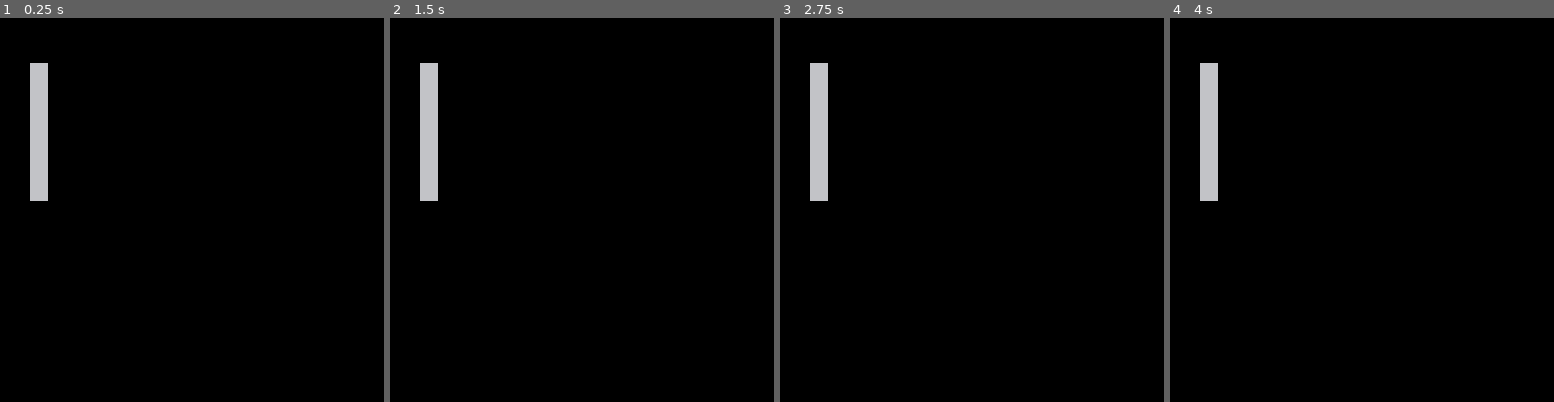
Above: before the commit, frames 1-4 (left to right).
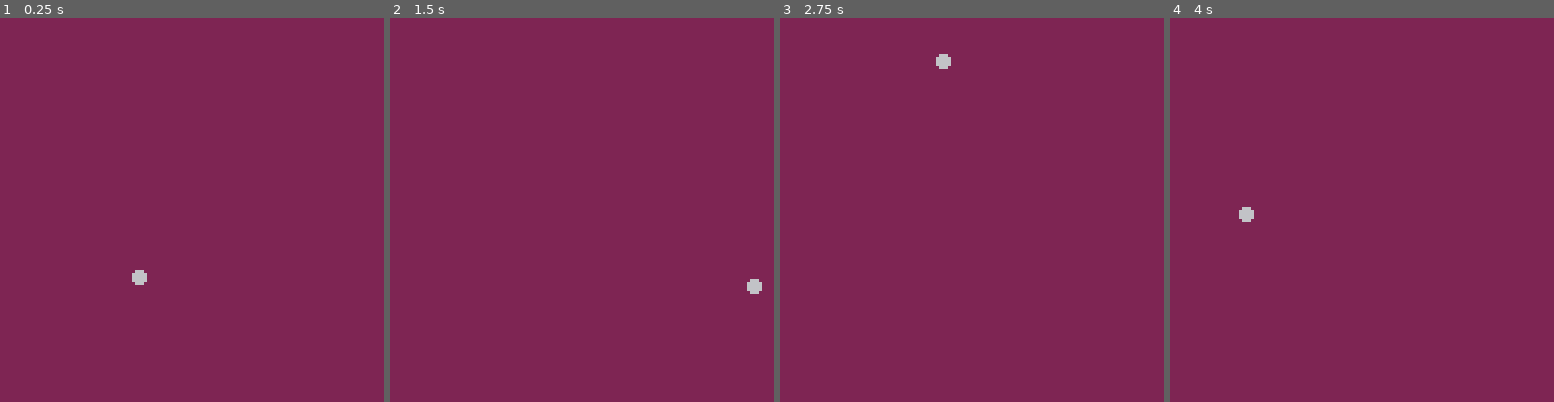
Above: after the commit, the same moments.

Repository: natessilva/breakout8
Game: PICO-8 cartridge breakout.p8
The game is run twice, just before and just after one commit, with the same random seed, the same clock (stepped at 60 frames per second) and the same inputs.
Inputs:
- Up to frame 1 (0.25 s): no input
- Up to frame 2 (1.5 s): no input
- Up to frame 3 (2.75 s): no input
- Up to frame 4 (4 s): no input

The runs differ from the first frame. In frame 1, 100% of the frame differs, in the area x 0-100%, y 0-100%; in frame 2, 100%; in frame 3, 100%; in frame 4, 100%.

Commit message:
Super basic ball movement!

Diff:
--- a/breakout.p8
+++ b/breakout.p8
@@ -1,9 +1,36 @@
 pico-8 cartridge // http://www.pico-8.com
 version 41
 __lua__
+function _init()
+	ball={
+		x=30,
+		y=70,
+		dx=1,
+		dy=1,
+		r=2
+	}
+end
+
+function _update60()
+	ball.x+=ball.dx
+	ball.y+=ball.dy
+	if ball.x+ball.r>=127 then
+	 ball.dx*=-1
+	end
+	if ball.x-ball.r<=0 then
+	 ball.dx*=-1
+	end
+	if ball.y+ball.r>=127 then
+	 ball.dy*=-1
+	end
+	if ball.y-ball.r<=0 then
+	 ball.dy*=-1
+	end
+end
+
 function _draw()
-	cls()
-	rectfill(10,15,15,60)
+	cls(2)
+	circfill(flr(ball.x+0.5),flr(ball.y+0.5),ball.r)
 end
 __gfx__
 00000000000000000000000000000000000000000000000000000000000000000000000000000000000000000000000000000000000000000000000000000000
